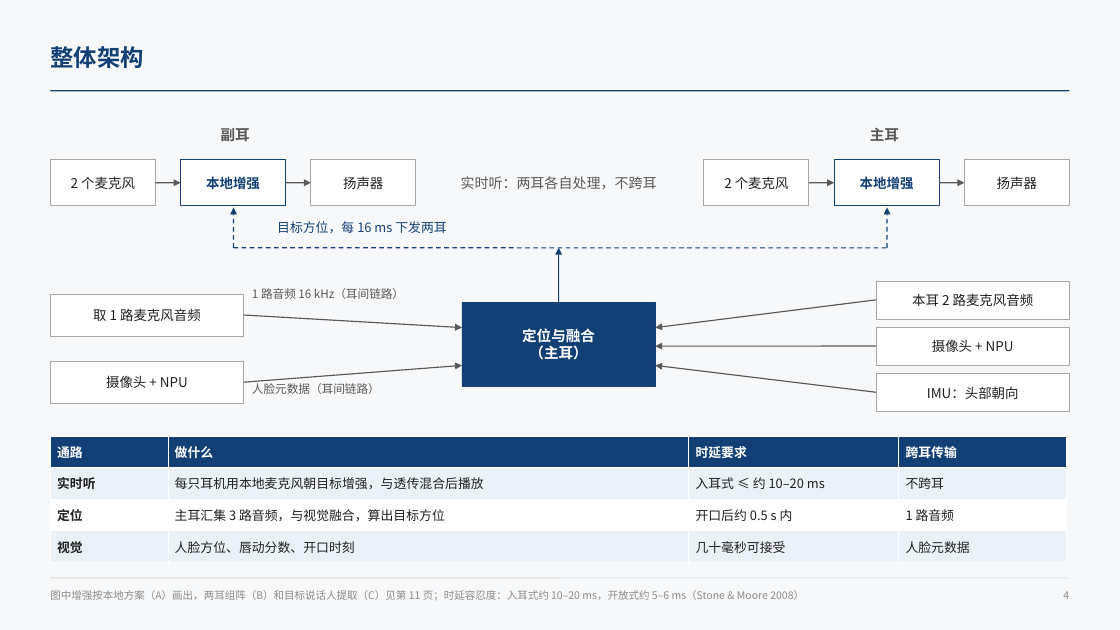
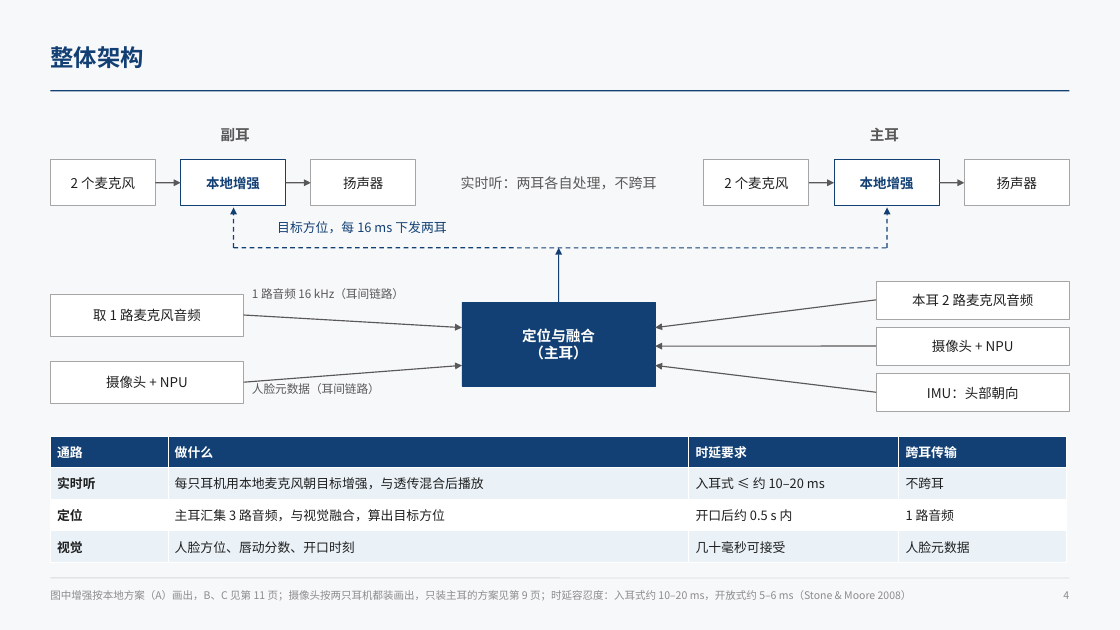
Before and after one commit to ZeroFoxxi/ssl-scene1, a slide deck: slide 4 of 02_耳机声源定位/耳机摄像头听觉辅助_整体设计方案.pptx. Drawn at 1120x630 pixels with LibreOffice and Linux fonts; fonts in the diff are those of the drawing. Boxes give left, top, right and bottom in pixels: in the first picture for what was removed or moved away, otherwise in the second. Text is boxed around its words. In the diff, an @@ line names an element or a change of style, - is before the commit and + after.

```diff
--- a/02_耳机声源定位/耳机摄像头听觉辅助_整体设计方案.pptx
+++ b/02_耳机声源定位/耳机摄像头听觉辅助_整体设计方案.pptx
@@ text at (50,590,912,601): text changed @@
-图中增强按本地方案（A）画出，两耳组阵（B）和目标说话人提取（C）见第 11 页；时延容忍度：入耳式约 10–20 ms，开放式约 5–6 ms（Stone & Moore 2008）
+图中增强按本地方案（A）画出，B、C 见第 11 页；摄像头按两只耳机都装画出，只装主耳的方案见第 9 页；时延容忍度：入耳式约 10–20 ms，开放式约 5–6 ms（Stone & Moore 2008）
```
Also in this commit, not shown: 3 other slides changed, 4 other files.
